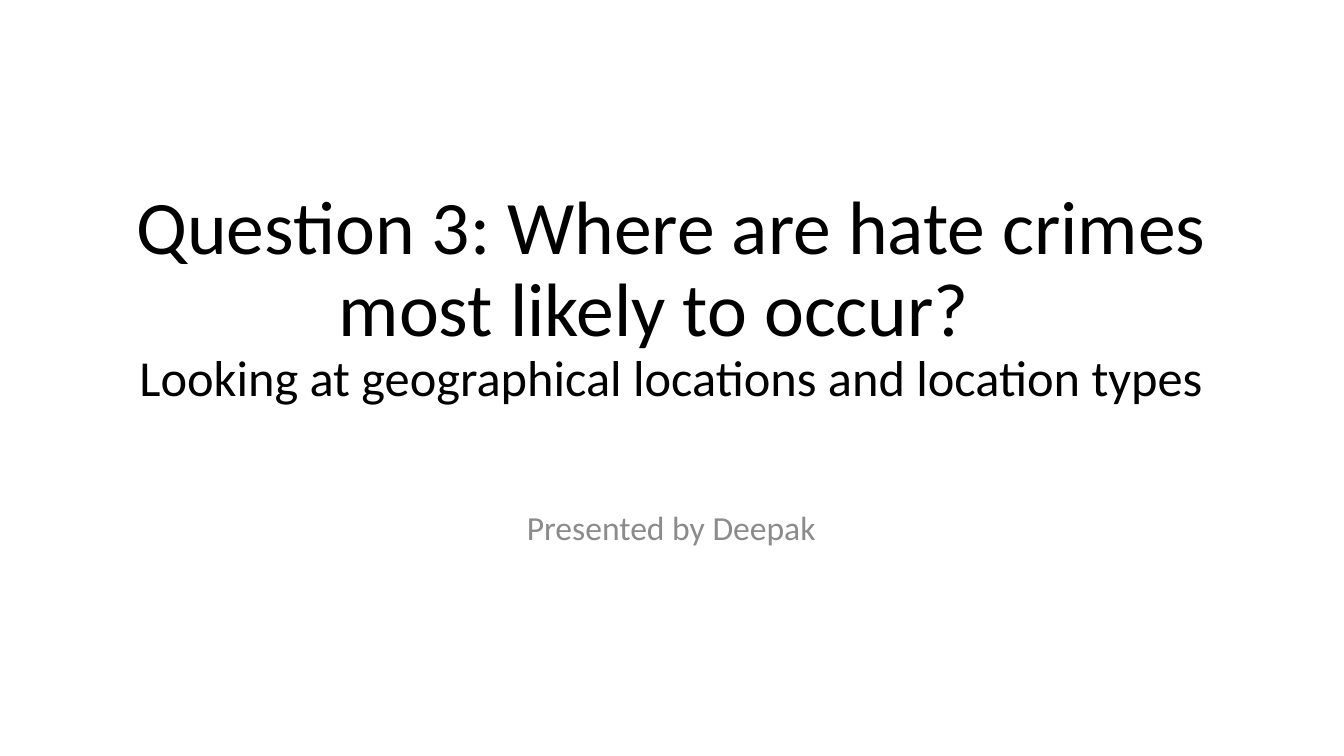
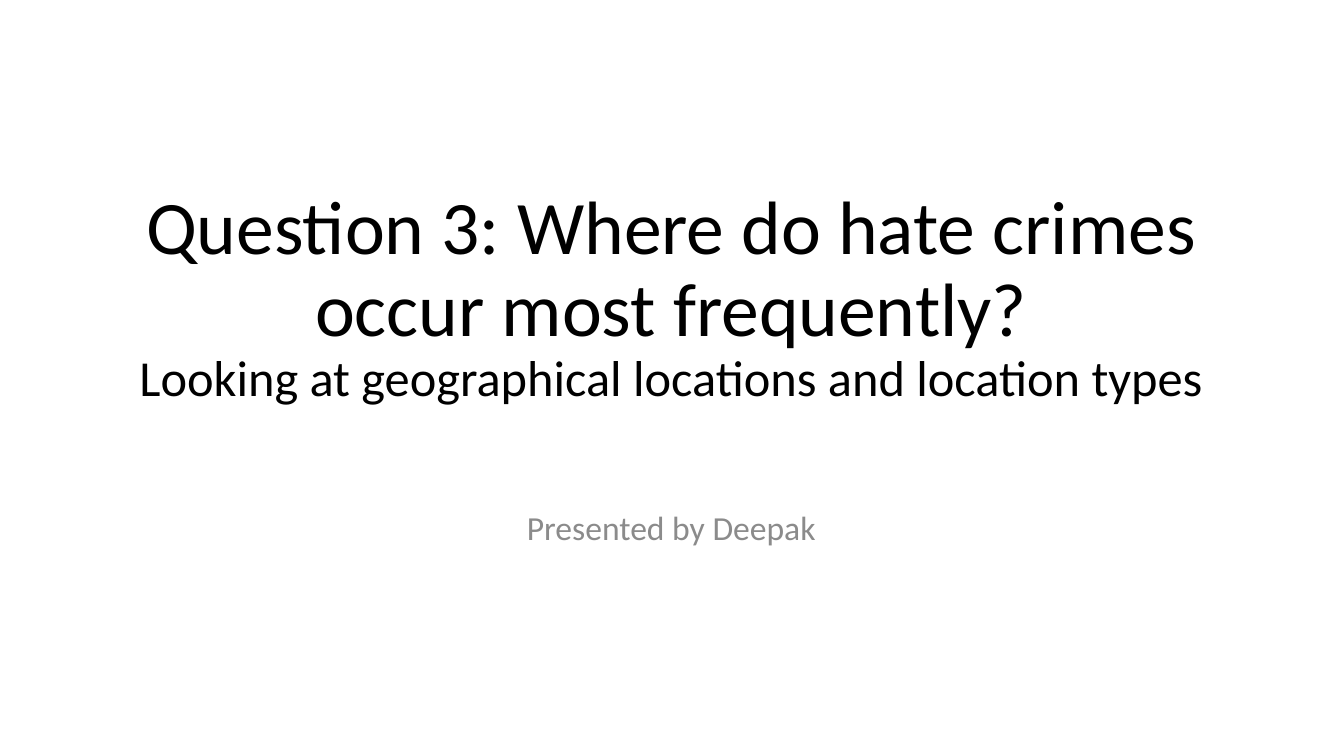
Before and after one commit to gupta-d/Is-hate-crime-on-rise, a slide deck: slide 15 of Hate_Crimes_Data_Analysis_Presentation_DRAFT.pptx (slide 16 before the commit). Drawn at 1344x756 pixels with LibreOffice and Linux fonts; fonts in the diff are those of the drawing. Boxes give left, top, right and bottom in pixels: in the first picture for what was removed or moved away, otherwise in the second. Text is boxed around its words. In the diff, an @@ line names an element or a change of style, - is before the commit and + after.

```diff
--- a/Hate_Crimes_Data_Analysis_Presentation_DRAFT.pptx
+++ b/Hate_Crimes_Data_Analysis_Presentation_DRAFT.pptx
@@ title at (x1=139, y1=201, x2=1203, y2=405): text changed @@
-Question 3: Where are hate crimes most likely to occur?
-Looking at geographical locations and location types
+Question 3: Where do hate crimes occur most frequently?
+Looking at geographical locations and location types
```
Also in this commit, not shown: 9 other slides changed, 1 slide added, 2 slides removed, 8 other files.
